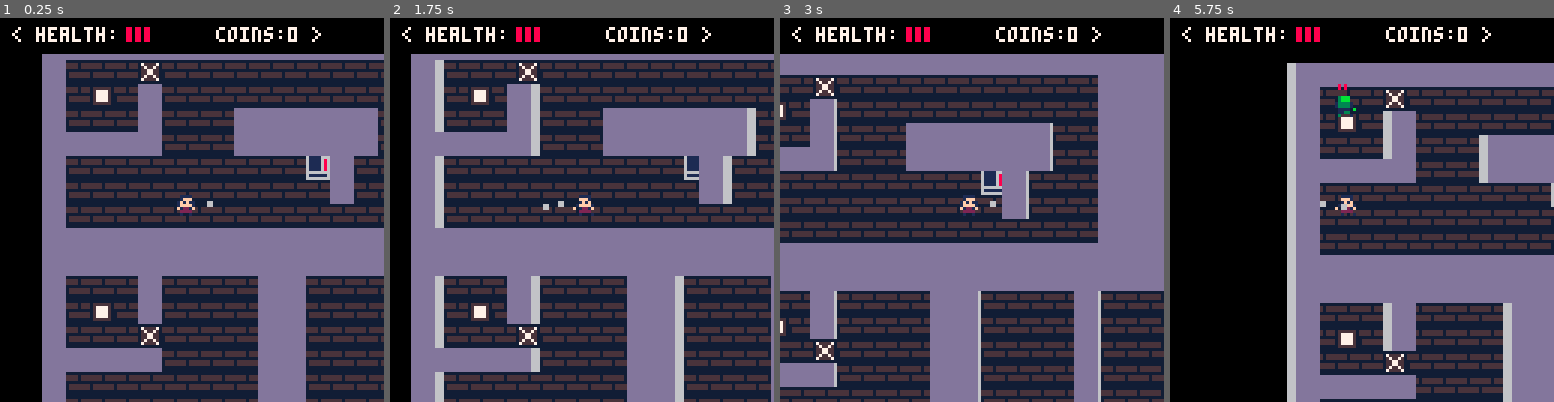
Above: before the commit, frames 1-4 (left to right).
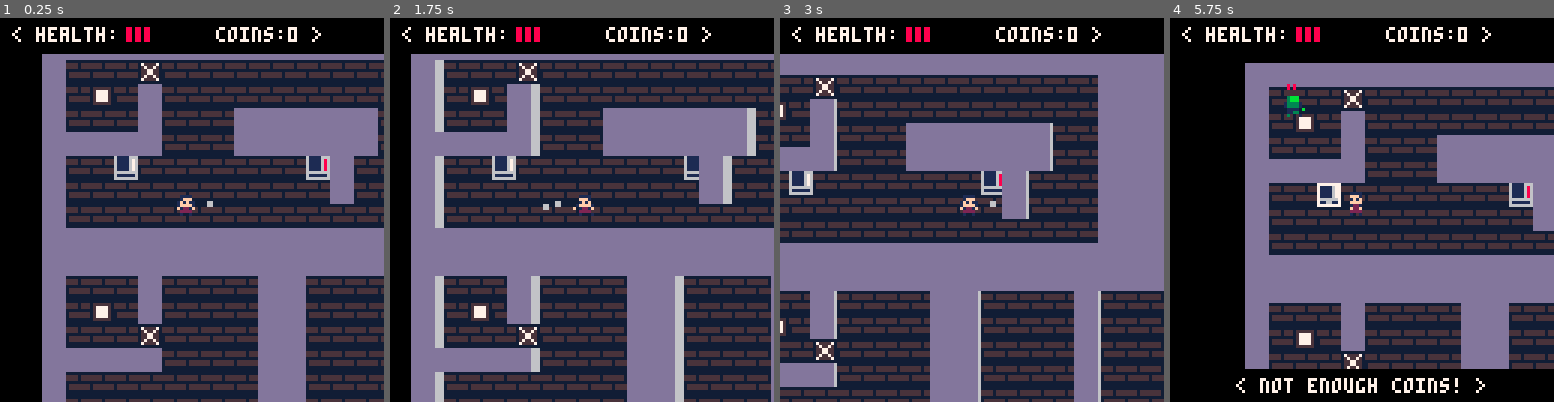
Above: after the commit, the same moments.

Repository: TripleADC/ZombiePico8
Game: PICO-8 cartridge zom8.p8
The game is run twice, just before and just after one commit, with the same random seed, the same clock (stepped at 60 frames per second) and the same inputs.
Inputs:
- Up to frame 1 (0.25 s): no input
- Up to frame 2 (1.75 s): tap X (X key) at 0.33, 1.07 s; tap O (Z key) at 0.7, 1.7 s; hold Right from 1.6 s (still down)
- Up to frame 3 (3 s): tap X (X key) at 1.85, 2.97 s; release Right at 2.1 s; tap O (Z key) at 2.1, 2.5, 2.9 s; hold Up 2.15-2.42 s; hold Right from 2.47 s (still down)
- Up to frame 4 (5.75 s): release Right at 3.03 s; hold Left 3.08-3.58 s; tap O (Z key) every 0.4 s from 3.3 to 5.7 s; hold Down 3.63-3.97 s; hold Right 4.02-4.68 s; tap X (X key) at 4.08, 5.2 s; hold Up 4.73-5.03 s; hold Left 5.08-5.68 s; hold Down from 5.73 s (still down)

The runs differ from the first frame. In frame 1, 0.4% of the frame differs, in the area x 29-36%, y 35-43%; in frame 2, 0.4%; in frame 3, 0.4%; in frame 4, 36%, in the area x 17-100%, y 11-100%.

Commit message:
Added shield powerup
- Shield powerup gives player invulnerability for 10 seconds

Diff:
--- a/zom8.p8
+++ b/zom8.p8
@@ -88,6 +88,8 @@
 end
 
 function _update()
+    palt(14, true)
+
     if text_frames > 0 then
         text_frames-=1
     elseif text_frames == 0 then
@@ -155,6 +157,7 @@
         health=3,
 
         invincible=false,
+        shielded=false,
         invincible_frames=30,
 
         sp=17,
@@ -202,7 +205,14 @@
             elseif btnp(🅾️) and c.boxed_vending then
                 vend = in_set(vending, c.x, c.y)
                 if(self.coins >= vend.cost) then
-                    self.health += 1
+                    local spr_under = mget(c.x, c.y)
+                    if(spr_under == 50) then
+                        self.health += 1
+                    elseif(spr_under == 52) then
+                        self.invincible_frames = 300
+                        self.invincible = true
+                        self.shielded = true
+                    end
                     self.coins -= vend.cost
                 else
                     coinmsg = true
@@ -245,8 +255,13 @@
                 self.sp += 1
             end
 
-            if self.invincible then
+            if self.invincible and not self.shielded then
                 self.sp = 25
+            elseif self.invincible and self.shielded then
+                print('<', self.x*8-8,self.y*8-2,7)
+                print('<', self.x*8-7,self.y*8-2,7)
+                print('>', self.x*8+4,self.y*8-2,7)
+                print('>', self.x*8+5,self.y*8-2,7)
             end
 
             -- facing left or right
@@ -262,6 +277,7 @@
 
                 if self.invincible_frames <= 0 then
                     self.invincible = false
+                    self.shielded = false
                     self.invincible_frames = 30
                 end
             end
@@ -446,28 +462,32 @@
          update_cursor=function(self,p)
             self.x=p.x
             self.y=p.y
+            self.px=(p.x*8)
+            self.py=(p.y*8)
 
             if p.facing == 1 then -- right
-                self.px=(p.x*8)+4
-                self.py=(p.y*8)-4
+                self.px+=4
+                self.py-=4
                 self.x+=1
             elseif p.facing == 2 then -- down
-                self.px=(p.x*8)-4
-                self.py=(p.y*8)+4
+                self.px-=4
+                self.py+=5
                 self.y+=1
             elseif p.facing == 3 then -- left
-                self.px=(p.x*8)-12
-                self.py=(p.y*8)-4
+                self.px-=13
+                self.py-=4
                 self.x-=1
             elseif p.facing == 4 then-- up
-                self.px=(p.x*8)-4
-                self.py=(p.y*8)-12
+                self.px-=4
+                self.py-=12
                 self.y-=1
             end
 
-            self.boxed_wall = mget(self.x, self.y) == 7
-            self.boxed_barrier = mget(self.x, self.y) == 8
-            self.boxed_vending = mget(self.x, self.y) == 50
+            local spr_under = mget(self.x, self.y)
+
+            self.boxed_wall = spr_under == 7
+            self.boxed_barrier = spr_under == 8
+            self.boxed_vending = spr_under >= 50 and spr_under <= 52
          end,
 
          draw_box_wall=function(self, w, p)
@@ -485,7 +505,7 @@
                 vend = in_set(v, flr(self.x), flr(self.y))
                 rect(vend.x1 * 8, vend.y1 * 8, vend.x2 * 8 - 1, vend.y2 * 8 - 1, 7)
                 if(not coinmsg) then
-                    set_msg('< '..vend.msg..' -> cost:'..vend.cost..'>', -48)
+                    set_msg('< '..vend.msg..' -> cost:'..vend.cost..' >', vend.text_offset)
                 end
             end
          end,
@@ -668,21 +688,24 @@
     for j=0, map_height do
         for i=0, map_width do
             if(mget(j,i) == 50) then
-                add(arr, get_vending(j,i,1,500,'+1 health?'))
+                add(arr, get_vending(j,i,1,500,'+1 health?',-50))
+            elseif(mget(j, i) == 52) then
+                add(arr, get_vending(j,i,2,1000,'invul shield?',-59))
             end
         end
     end
     return arr
 end
 
-function get_vending(j,i,pe,c,m)
+function get_vending(j,i,pe,c,m,off)
     vending={x1=j,
              y1=i,
              x2=j+1,
              y2=i+1,
              perk=pe,
              cost=c,
-             msg=m
+             msg=m,
+             text_offset=off
     }
     return vending
 end
@@ -904,14 +927,14 @@
 end
 
 __gfx__
-000000008888888866666666ddddddddbbbbbbbbaaaaaaaaaaaaaaaaaaaaaaaa66666666aaaaaaaa000000000000000000000000000000000000000000000000
-000000008888888866666666ddddddddbbbbbbbbccccacccaccccccaa7cccc7a66666666acc77cca000000000000000000000000000000000000000000000000
-007007008888888866666666ddddddddbbbbbbbbccccacccac7777caac7cc7ca66666666acc77cca000000000000000000000000000000000000000000000000
-000770008888888866666666ddddddddbbbbbbbbaaaaaaaaac7777caacc77cca66666666a777777a000000000000000000000000000000000000000000000000
-000770008888888866666666ddddddddbbbbbbbbacccccccac7777caacc77cca66666666a777777a000000000000000000000000000000000000000000000000
-007007008888888866666666ddddddddbbbbbbbbacccccccac7777caac7cc7ca6666d666acc77cca000000000000000000000000000000000000000000000000
-000000008888888866666666ddddddddbbbbbbbbaaaaaaaaaccccccaa7cccc7a66666666acc77cca000000000000000000000000000000000000000000000000
-000000008888888866666666ddddddddbbbbbbbbaaaaaaaaaaaaaaaaaaaaaaaa66666666aaaaaaaa000000000000000000000000000000000000000000000000
+000000008888888866666666ddddddddbbbbbbbbaaaaaaaaaaaaaaaaaaaaaaaa66666666aaaaaaaa101010101111111100000000000000000000000000000000
+000000008888888866666666ddddddddbbbbbbbbccccacccaccccccaa7cccc7a66666666acc77cca010101011111111100000000000000000000000000000000
+007007008888888866666666ddddddddbbbbbbbbccccacccac7777caac7cc7ca66666666acc77cca101010101111111100000000000000000000000000000000
+000770008888888866666666ddddddddbbbbbbbbaaaaaaaaac7777caacc77cca66666666a777777a010101011111111100000000000000000000000000000000
+000770008888888866666666ddddddddbbbbbbbbacccccccac7777caacc77cca66666666a777777a101010101111111100000000000000000000000000000000
+007007008888888866666666ddddddddbbbbbbbbacccccccac7777caac7cc7ca6666d666acc77cca010101011111111100000000000000000000000000000000
+000000008888888866666666ddddddddbbbbbbbbaaaaaaaaaccccccaa7cccc7a66666666acc77cca101010101111111100000000000000000000000000000000
+000000008888888866666666ddddddddbbbbbbbbaaaaaaaaaaaaaaaaaaaaaaaa66666666aaaaaaaa010101011111111100000000000000000000000000000000
 00000000000000000011110000111100000000000000000000111100001111000000000000000000000000000000000000000000000000000000000000000000
 0000000000111100001fff00001fff00001111000011110000111f00001111000011110000888800000000000000000000000000000000000000000000000000
 00000000001fff0000f1f10000f1f100001fff0000111f0000111f0000111f0000111f0000888800000000000000000000000000000000000000000000000000
@@ -970,7 +993,7 @@
 00000000000000000000000000000000000000000000000000000000000000000000000000000000000000000000000000000000000000000000000000000000
 20202020202020202020202020202020202020202020202020202020202020200000000000000000000000000000000000000000000000000000000000000000
 __gff__
-0000010001000000010000000000000000000000000000000000000000000000000000000000000000000000000000000000030202000000000000000000000000000000000000000000000000000000000000000000000000000000000000000000000000000000000000000000000000000000000000000000000000000000
+0000010001000000010000000000000000000000000000000000000000000000000000000000000000000000000000000000030203000000000000000000000000000000000000000000000000000000000000000000000000000000000000000000000000000000000000000000000000000000000000000000000000000000
 0000000000000000000000000000000000000000000000000000000000000000000000000000000000000000000000000000000000000000000000000000000000000000000000000000000000000000000000000000000000000000000000000000000000000000000000000000000000000000000000000000000000000000
 __map__
 0202020202020202020202020202020202020202020202020202020202020202000000000000000000000000000000000000000000000000000000000000000000000000000000000000000000000000000000000000000000000000000000000000000000000000000000000000000000000000000000000000000000000000
@@ -978,7 +1001,7 @@
 0205060502050505050505050505050508080805050505050505050505050502000000000000000000000000000000000000000000000000000000000000000000000000000000000000000000000000000000000000000000000000000000000000000000000000000000000000000000000000000000000000000000000000
 0205050502050505020202020202050502020205050505050505050505050502000000000000000000000000000000000000000000000000000000000000000000000000000000000000000000000000000000000000000000000000000000000000000000000000000000000000000000000000000000000000000000000000
 0202020202050505020202020202050502020205050505050505050505050502000000000000000000000000000000000000000000000000000000000000000000000000000000000000000000000000000000000000000000000000000000000000000000000000000000000000000000000000000000000000000000000000
-0205050505050505050505320205050502020205050505050505050505050502000000000000000000000000000000000000000000000000000000000000000000000000000000000000000000000000000000000000000000000000000000000000000000000000000000000000000000000000000000000000000000000000
+0205053405050505050505320205050502020205050505050505050505050502000000000000000000000000000000000000000000000000000000000000000000000000000000000000000000000000000000000000000000000000000000000000000000000000000000000000000000000000000000000000000000000000
 0205050505050505050505050205050502020205050505050505050505050502000000000000000000000000000000000000000000000000000000000000000000000000000000000000000000000000000000000000000000000000000000000000000000000000000000000000000000000000000000000000000000000000
 0205050505050505050505050505050502020205050505050505050505050502000000000000000000000000000000000000000000000000000000000000000000000000000000000000000000000000000000000000000000000000000000000000000000000000000000000000000000000000000000000000000000000000
 0202020202020202020202020808020202020205050505050505050505050502000000000000000000000000000000000000000000000000000000000000000000000000000000000000000000000000000000000000000000000000000000000000000000000000000000000000000000000000000000000000000000000000
